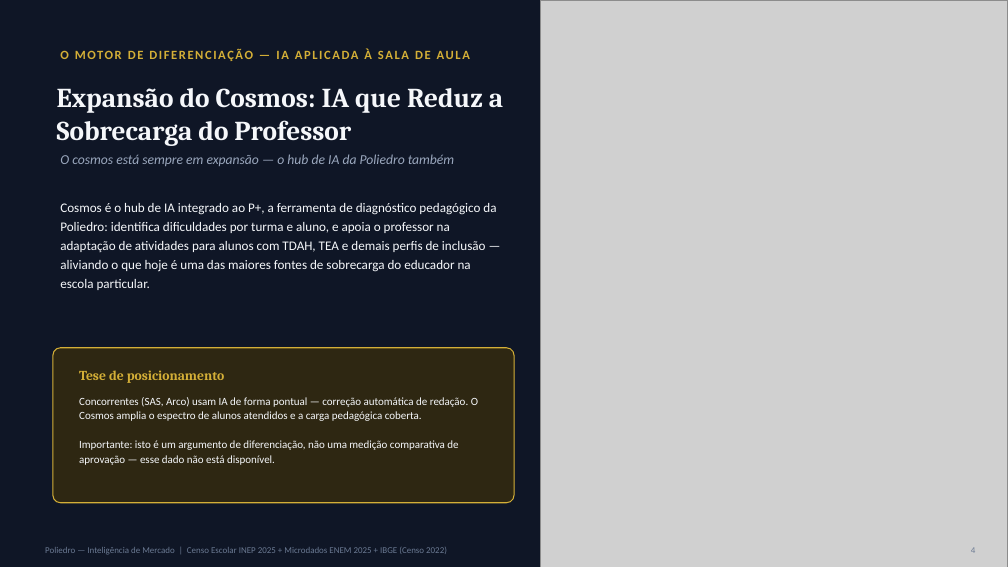
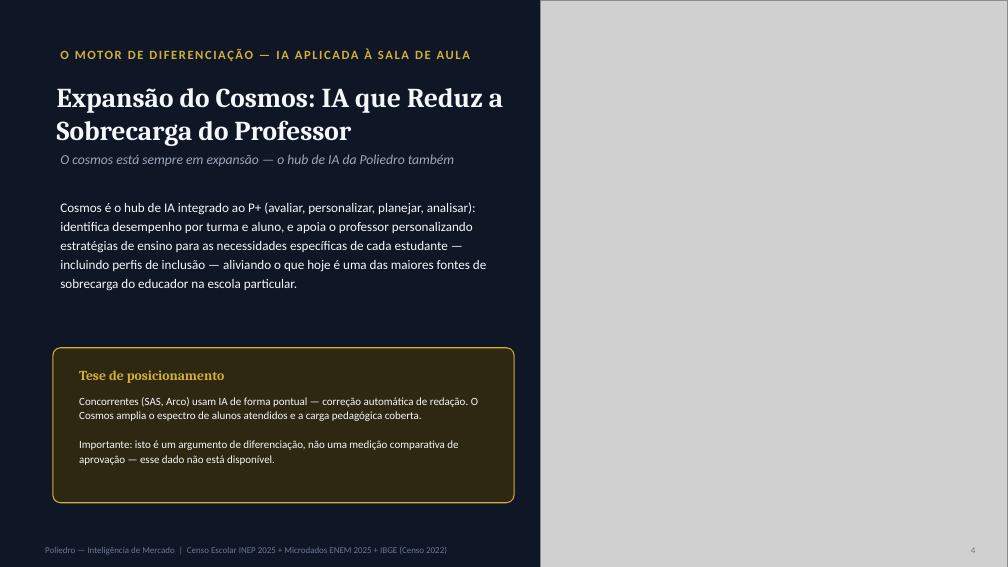
Before and after one commit to guifontoura/poliedro-inteligencia-mercado, a slide deck: slide 4 of Poliedro_Apresentacao_Completa.pptx. Drawn at 1008x567 pixels with LibreOffice and Linux fonts; fonts in the diff are those of the drawing; grey boxes stand for pictures. Boxes give left, top, right and bottom in pixels: in the first picture for what was removed or moved away, otherwise in the second. Text is boxed around its words. In the diff, an @@ line names an element or a change of style, - is before the commit and + after.

Commit message:
Ajustes finais: correcao do Cosmos (sem TDAH/TEA nao verificado) + edicoes de capitalizacao do Gui

```diff
--- a/Poliedro_Apresentacao_Completa.pptx
+++ b/Poliedro_Apresentacao_Completa.pptx
@@ text at (60,202,486,291): text changed @@
-Cosmos é o hub de IA integrado ao P+, a ferramenta de diagnóstico pedagógico da Poliedro: identifica dificuldades por turma e aluno, e apoia o professor na adaptação de atividades para alunos com TDAH, TEA e demais perfis de inclusão — aliviando o que hoje é uma das maiores fontes de sobrecarga do educador na escola particular.
+Cosmos é o hub de IA integrado ao P+ (avaliar, personalizar, planejar, analisar): identifica desempenho por turma e aluno, e apoia o professor personalizando estratégias de ensino para as necessidades específicas de cada estudante — incluindo perfis de inclusão — aliviando o que hoje é uma das maiores fontes de sobrecarga do educador na escola particular.
```
Also in this commit, not shown: 5 other slides changed.
